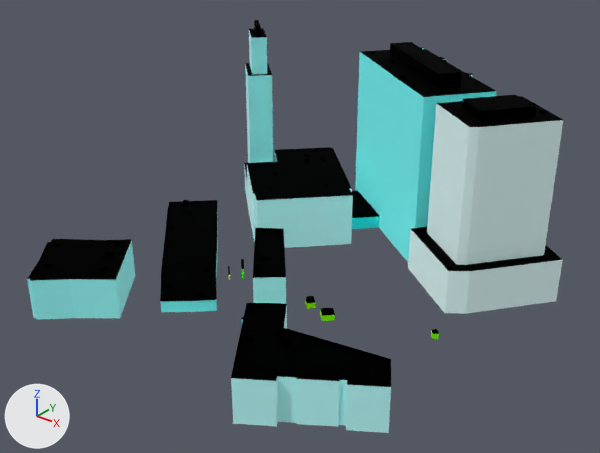
Two versions of the glTF model web/public/assets/cities/berlin/tiles/9_2.bld.glb, one commit apart.
One viewpoint serves both versions: a 50 mm lens placed at (2757.0, 220.0, 300.0), pointed at (2427.0, 633.0, 44.0). The lights are fixed; the arrows at lower left show +X, +Y and +Z. The picture after the commit comes second. Vertices at exactly the same position are counted once.

The first picture shows '9_2'.
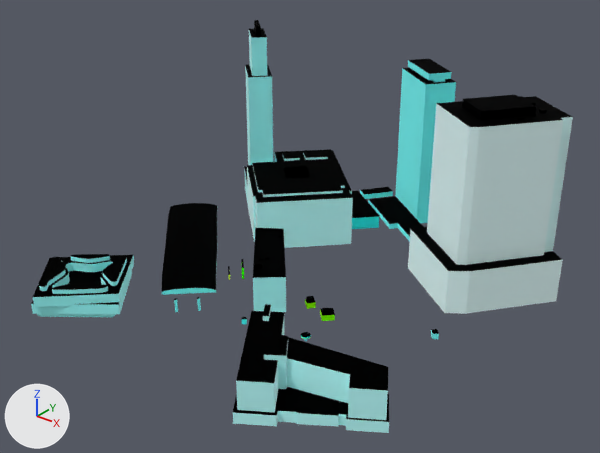
Edits to the scene script, one JSON object a line:
```json
{"block": "me_9_2", "where": "# used by ob_9_2; location = (2424.6, 652.1, 76.9); scale = (171.0, 171.0, 171.0)"}
{"op": "remove", "block": "me_9_2", "code": "me_9_2.from_pydata(...)  # 836 vertices, 1144 faces; spans x -0.93..0.93, y -1.0..1.0, z -0.45..0.45"}
{"op": "add", "block": "me_9_2", "code": "me_9_2.from_pydata(...)  # 1180 vertices, 1986 faces; spans x -1.0..1.0, y -0.99..0.99, z -0.48..0.48"}
{"block": "me_9_2", "change": "me_9_2 part 1: the loose piece of 8 vertices spanning x -0.18..-0.16, y -0.54..-0.52, z -0.39 is scaled about its middle by (0.813, 0.833, 6.4), then moved by (0.0, 0.02, -0.06)"}
{"block": "me_9_2", "change": "me_9_2 part 2: the loose piece of 8 vertices spanning x -0.32..-0.31, y -0.57..-0.56, z -0.39 is scaled about its middle by (1.24, 1.24, 7.58), then moved by (0.08, -0.01, -0.06)"}
{"block": "me_9_2", "change": "me_9_2 part 3: the loose piece of 20 vertices spanning x -0.25..0.13, y -0.43..-0.02, z -0.45..-0.28 is scaled about its middle by 1.07, then moved by (-0.01, 0.06, -0.03)"}
{"block": "me_9_2", "change": "me_9_2 part 4: the loose piece of 8 vertices spanning x 0.66..0.7, y -0.15..-0.11, z -0.45..-0.43 is moved by (0.05, 0.07, -0.03)"}
{"block": "me_9_2", "change": "me_9_2 part 5: the loose piece of 71 vertices spanning x -0.34..0.51, y 0.29..1.0, z -0.45..0.32 is rebuilt with 30 vertices and now spans x -0.15..0.52, y 0.42..0.99, z -0.42..0.3"}
{"block": "me_9_2", "change": "me_9_2 part 6: the loose piece of 70 vertices spanning x 0.16..0.85, y -0.98..-0.53, z -0.45..-0.27 is rebuilt with 83 vertices and now spans x 0.17..0.91, y -0.97..-0.49, z -0.48..-0.29"}
{"block": "me_9_2", "change": "me_9_2 part 7: the loose piece of 46 vertices spanning x -0.85..-0.02, y 0.0..0.74, z -0.45..0.41 is rebuilt with 80 vertices and now spans x -0.91..-0.02, y 0.07..0.87, z -0.48..0.43"}
{"block": "me_9_2", "change": "me_9_2 part 8: the loose piece of 26 vertices spanning x -0.93..-0.1, y -0.65..0.19, z -0.45..-0.39 is rebuilt with 88 vertices and now spans x -1.0..-0.19, y -0.54..0.28, z -0.46..-0.44"}
{"block": "me_9_2", "change": "me_9_2 part 9: the loose piece of 24 vertices spanning x 0.31..0.93, y 0.05..0.66, z -0.45..0.31 is rebuilt with 31 vertices and now spans x 0.33..1.0, y 0.13..0.78, z -0.48..0.33"}
{"block": "me_9_2", "change": "me_9_2 part 10: the loose piece of 22 vertices spanning x -0.84..-0.36, y -1.0..-0.52, z -0.45..-0.27 is rebuilt with 122 vertices and now spans x -0.89..-0.39, y -0.99..-0.48, z -0.42..-0.37"}
{"block": "me_9_2", "change": "me_9_2 part 11: 34 loose pieces with 276 vertices, spanning x -0.86..0.62, y -0.94..0.82, z -0.45..0.33, are deleted"}
{"block": "me_9_2", "change": "me_9_2 part 12: 39 vertices removed from x -0.93..-0.1, y -0.66..0.19, z -0.4..-0.39; 452 vertices added at x -0.9..0.52, y -0.99..-0.13, z -0.48..-0.29"}
{"block": "me_9_2", "change": "me_9_2 part 13: 24 vertices removed from x -0.15..0.36, y 0.44..0.85, z 0.32..0.38; 28 vertices added at x -0.04..0.24, y 0.72..0.97, z 0.3..0.35"}
{"block": "me_9_2", "change": "me_9_2 part 14: 24 vertices added at x -0.66..-0.11, y 0.58..0.96, z -0.42..-0.22"}
{"block": "me_9_2", "change": "other edits to the shape of me_9_2 do not show in these pictures"}
{"op": "set", "path": "ob_9_2.location", "old": "(2424.6, 652.1, 76.9)", "new": "(2424.8, 639.9, 76.9)"}
{"op": "set", "path": "ob_9_2.scale", "old": "(171.0, 171.0, 171.0)", "new": "(159.0, 159.0, 159.0)"}
```

Location of each change, (x1, y1, x2, y2) in pixels of the pictures (600 x 453 px; the box of a moved part takes in the faces that stretch with it):
```json
{"object": "9_2", "change": "reshaped, moved, rescaled", "before": [27, 20, 563, 433], "after": [31, 20, 573, 433]}
{"part": 1, "of": "me_9_2", "change": "moved or reshaped", "before": [197, 293, 201, 297], "after": [197, 297, 201, 311]}
{"part": 2, "of": "me_9_2", "change": "moved or reshaped", "after": [174, 298, 178, 312], "on screen": "not visible before"}
{"part": 3, "of": "me_9_2", "change": "moved or reshaped", "before": [253, 227, 286, 304], "after": [253, 227, 286, 312]}
{"part": 4, "of": "me_9_2", "change": "moved or reshaped", "before": [431, 329, 439, 339], "after": [431, 329, 439, 339]}
{"part": 5, "of": "me_9_2", "change": "rebuilt", "before": [352, 47, 497, 262], "after": [368, 68, 456, 242], "on screen": "39% narrower, 19% shorter"}
{"part": 6, "of": "me_9_2", "change": "rebuilt", "before": [231, 303, 391, 433], "after": [233, 304, 389, 433]}
{"part": 7, "of": "me_9_2", "change": "rebuilt", "before": [244, 28, 353, 248], "after": [244, 31, 379, 248], "on screen": "24% wider"}
{"part": 8, "of": "me_9_2", "change": "rebuilt", "before": [161, 215, 218, 312], "after": [162, 203, 217, 295]}
{"part": 9, "of": "me_9_2", "change": "rebuilt", "before": [408, 103, 563, 314], "after": [408, 96, 573, 314], "on screen": "6% wider"}
{"part": 10, "of": "me_9_2", "change": "rebuilt", "before": [27, 239, 135, 320], "after": [33, 255, 134, 307], "on screen": "6% narrower, 35% shorter"}
{"part": 11, "of": "me_9_2", "change": "deleted", "before": [35, 51, 446, 374]}
{"part": 12, "of": "me_9_2", "change": "cut back", "before": [160, 200, 217, 301], "after": [31, 254, 311, 362]}
{"part": 13, "of": "me_9_2", "change": "moved or reshaped", "before": [390, 42, 462, 88], "after": [408, 59, 452, 83]}
{"part": 14, "of": "me_9_2", "change": "added", "after": [282, 151, 393, 199]}
```
